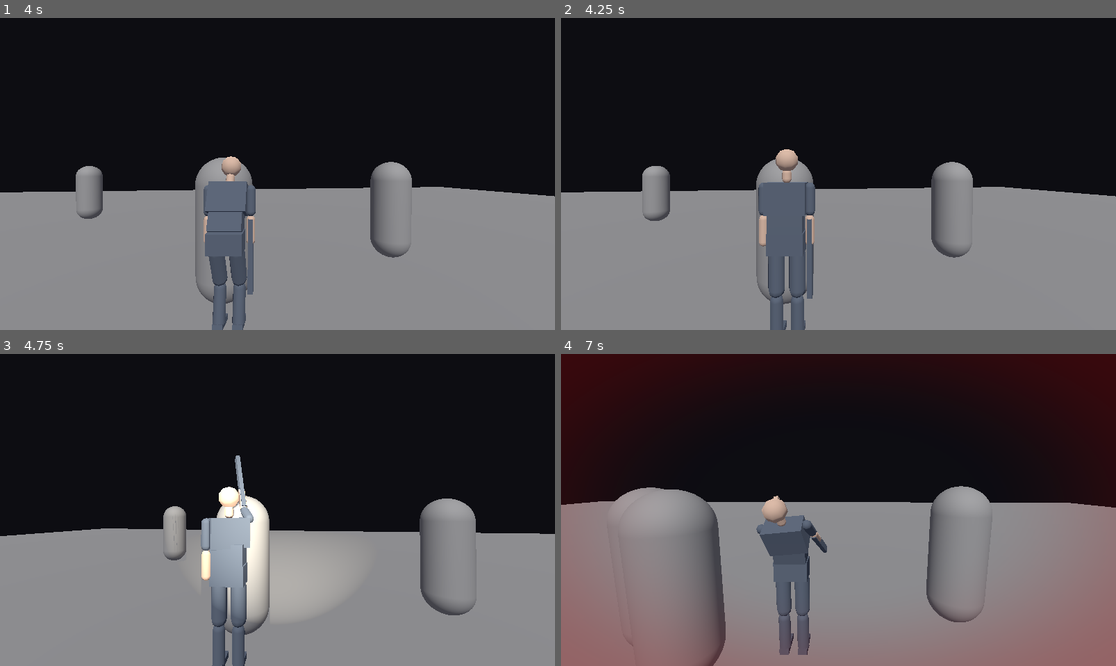
Above: before the commit, frames 1-4 (two rows, left to right).
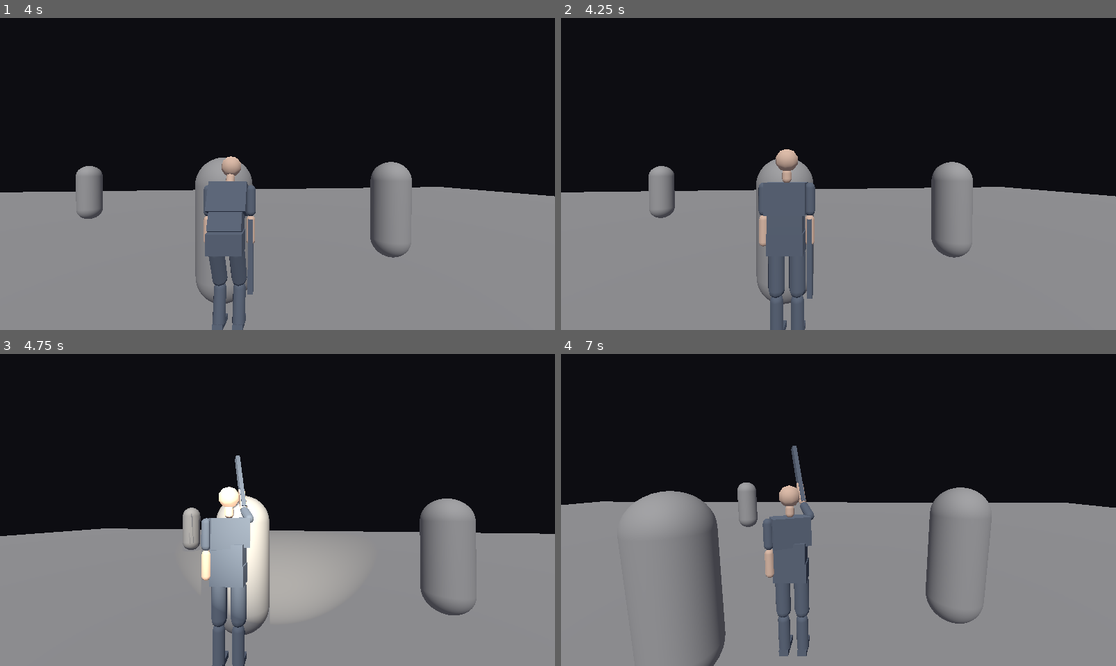
Above: after the commit, the same moments.

Repository: Tarekun/horrorgioco2
Game: Godot game, scene res://scenes/levels/combat_test_arena.tscn
Same seed, same stepped clock (60 frames per second), same inputs: the game is played once before the commit and once after it. This scene is started directly instead of the project's main scene. Sound files missing from this copy of the repository are replaced by a short silence.
Inputs (mouse positions are in pixels of both pictures, inside the frame that each line leads up to):
- Up to frame 1 (4 s): tap Enter at 0.5 s; move the mouse to (305, 174) at 0.52 s; hold F (flashlight) 0.53-1.28 s; hold W (move_forward) from 0.53 s (still down); click (305, 174) at 0.6 s; move the mouse to (249, 174) at 1.27 s; tap F (flashlight) at 1.35, 3.05 s; click (249, 174) at 1.42 s; tap Shift (sprint) at 1.55 s; move the mouse to (288, 167) at 2.02 s; hold Shift (sprint) 2.03-2.78 s; click (288, 167) at 2.3 s; move the mouse to (271, 180) at 2.77 s; click (271, 180) at 2.85 s; move the mouse to (316, 177) at 3.52 s; hold Shift (sprint) from 3.53 s (still down); tap Space (dodge) at 3.6 s; click (316, 177) at 3.67 s
- Up to frame 2 (4.25 s): keep holding W (move_forward); keep holding Shift (sprint)
- Up to frame 3 (4.75 s): keep holding W (move_forward); move the mouse to (233, 506) at 4.27 s; release Shift (sprint) at 4.28 s; tap F (flashlight) at 4.35 s; click (233, 506) at 4.55 s
- Up to frame 4 (7 s): move the mouse to (844, 510) at 5.02 s; hold F (flashlight) 5.03-5.78 s; tap E (interact) at 5.1 s; click (844, 510) at 5.17 s; move the mouse to (816, 503) at 5.77 s; release W (move_forward) at 5.78 s; hold D (move_right) 5.78-6.53 s; tap Down (look_down) at 5.85 s; click (816, 503) at 5.92 s; tap Shift (sprint) at 6.05 s; move the mouse to (866, 510) at 6.52 s; hold W (move_forward) from 6.53 s (still down); tap Left (look_left) at 6.6 s; click (866, 510) at 6.8 s

Frame 1 is identical in both runs. In frame 2, 0.4% of the frame differs, in the area x 14-21%, y 47-66%; in frame 3, 0.6%; in frame 4, 22%, in the area x 0-100%, y 0-100%.

Commit message:
Add enemy perception: sight, hearing and losing track (#27)
Co-Authored-By: Claude Sonnet 5.5 <noreply@anthropic.com>

Diff:
--- a/scenes/enemies/enemy.tscn
+++ b/scenes/enemies/enemy.tscn
@@ -1,9 +1,10 @@
-[gd_scene load_steps=8 format=3]
+[gd_scene load_steps=9 format=3]
 
 [ext_resource type="Script" path="res://scripts/enemies/enemy.gd" id="1"]
 [ext_resource type="Script" path="res://scripts/combat/health_component.gd" id="2"]
 [ext_resource type="Script" path="res://scripts/combat/hurtbox.gd" id="3"]
 [ext_resource type="Script" path="res://scripts/combat/hitbox.gd" id="4"]
+[ext_resource type="Script" path="res://scripts/enemies/enemy_perception.gd" id="5"]
 
 [sub_resource type="CapsuleShape3D" id="CapsuleShape3D_body"]
 radius = 0.35
@@ -16,7 +17,7 @@
 [sub_resource type="BoxShape3D" id="BoxShape3D_attack"]
 size = Vector3(0.9, 1.0, 1.2)
 
-[node name="Enemy" type="CharacterBody3D" node_paths=PackedStringArray("health_component", "hurtbox", "attack_hitbox", "navigation_agent")]
+[node name="Enemy" type="CharacterBody3D" node_paths=PackedStringArray("health_component", "hurtbox", "attack_hitbox", "navigation_agent", "perception")]
 collision_layer = 4
 collision_mask = 1
 script = ExtResource("1")
@@ -24,6 +25,7 @@
 hurtbox = NodePath("Hurtbox")
 attack_hitbox = NodePath("AttackHitbox")
 navigation_agent = NodePath("NavigationAgent3D")
+perception = NodePath("Perception")
 
 [node name="CollisionShape3D" type="CollisionShape3D" parent="."]
 transform = Transform3D(1, 0, 0, 0, 1, 0, 0, 0, 1, 0, 0.9, 0)
@@ -32,6 +34,11 @@
 [node name="Mesh" type="MeshInstance3D" parent="."]
 transform = Transform3D(1, 0, 0, 0, 1, 0, 0, 0, 1, 0, 0.9, 0)
 mesh = SubResource("CapsuleMesh_body")
+
+[node name="Perception" type="Node3D" parent="." node_paths=PackedStringArray("enemy")]
+transform = Transform3D(1, 0, 0, 0, 1, 0, 0, 0, 1, 0, 1.6, 0)
+script = ExtResource("5")
+enemy = NodePath("..")
 
 [node name="NavigationAgent3D" type="NavigationAgent3D" parent="."]
 path_desired_distance = 0.4
--- a/scenes/player/player.tscn
+++ b/scenes/player/player.tscn
@@ -16,6 +16,7 @@
 [ext_resource type="PackedScene" path="res://scenes/ui/game_over_screen.tscn" id="13"]
 [ext_resource type="Script" path="res://scripts/combat/player_hit_reaction.gd" id="14"]
 [ext_resource type="PackedScene" path="res://scenes/player/footsteps.tscn" id="15"]
+[ext_resource type="Script" path="res://scripts/combat/player_noise.gd" id="16"]
 
 [sub_resource type="CapsuleShape3D" id="CapsuleShape3D_1"]
 radius = 0.35
@@ -28,7 +29,7 @@
 [sub_resource type="SphereShape3D" id="SphereShape3D_1"]
 radius = 0.2
 
-[node name="Player" type="CharacterBody3D" groups=["player"] node_paths=PackedStringArray("camera_controller", "stamina_component", "model", "health_component", "hurtbox")]
+[node name="Player" type="CharacterBody3D" groups=["player"] node_paths=PackedStringArray("camera_controller", "stamina_component", "model", "health_component", "hurtbox", "flashlight")]
 collision_layer = 2
 collision_mask = 5
 script = ExtResource("1")
@@ -37,6 +38,7 @@
 model = NodePath("Model")
 health_component = NodePath("HealthComponent")
 hurtbox = NodePath("Hurtbox")
+flashlight = NodePath("CameraController/SpringArm3D/Camera3D/Flashlight")
 
 [node name="CollisionShape3D" type="CollisionShape3D" parent="."]
 transform = Transform3D(1, 0, 0, 0, 1, 0, 0, 0, 1, 0, 0.9, 0)
@@ -89,6 +91,12 @@
 model = NodePath("../Model")
 combat = NodePath("../PlayerCombat")
 
+[node name="PlayerNoise" type="Node" parent="." node_paths=PackedStringArray("player", "model", "combat")]
+script = ExtResource("16")
+player = NodePath("..")
+model = NodePath("../Model")
+combat = NodePath("../PlayerCombat")
+
 [node name="DamageOverlay" parent="." instance=ExtResource("12")]
 
 [node name="GameOverScreen" parent="." instance=ExtResource("13")]
--- /dev/null
+++ b/scripts/combat/player_noise.gd
@@ -0,0 +1,44 @@
+## The noise the player makes, for enemy hearing.
+##
+## Footsteps are loud when running and louder when sprinting, and silent when
+## walking. Every melee hit that lands is loud. Gunshots will use
+## NoiseEvent.emit_noise() with the weapon's radius.
+
+class_name PlayerNoise
+extends Node
+
+## Footstep speeds (m/s) from which a step is a run or a sprint.
+@export var run_speed: float = 2.5
+@export var sprint_speed: float = 4.5
+
+## Noise radii in metres.
+@export var run_radius: float = NoiseEvent.RUN_FOOTSTEP_RADIUS
+@export var sprint_radius: float = NoiseEvent.SPRINT_FOOTSTEP_RADIUS
+@export var melee_hit_radius: float = NoiseEvent.MELEE_HIT_RADIUS
+
+@export var player: Player
+@export var model: PlayerModel
+@export var combat: PlayerCombat
+
+
+func _ready() -> void:
+	model.footstep_taken.connect(_on_footstep_taken)
+	combat.hit_landed.connect(_on_hit_landed)
+
+
+## Radius of a footstep taken at `speed`: none when walking.
+func footstep_radius(speed: float) -> float:
+	if speed >= sprint_speed:
+		return sprint_radius
+	if speed >= run_speed:
+		return run_radius
+	return 0.0
+
+
+func _on_footstep_taken(speed: float) -> void:
+	NoiseEvent.emit_noise(get_tree(), player.global_position, footstep_radius(speed))
+
+
+func _on_hit_landed(_hurtbox: Hurtbox, damage_dealt: float) -> void:
+	if damage_dealt > 0.0:
+		NoiseEvent.emit_noise(get_tree(), player.global_position, melee_hit_radius)
--- a/scripts/enemies/enemy.gd
+++ b/scripts/enemies/enemy.gd
@@ -43,10 +43,6 @@
 ## Seconds after a swing ends before the next may begin.
 @export var attack_cooldown: float = 1.0
 
-@export_group("Awareness")
-## Without a perception node, the enemy notices a target this close (metres).
-@export var notice_radius: float = 8.0
-
 @export_group("Timing")
 @export var idle_duration: float = 3.0
 @export var stagger_duration: float = 0.5
@@ -56,6 +52,7 @@
 @export var hurtbox: Hurtbox
 @export var attack_hitbox: Hitbox
 @export var navigation_agent: NavigationAgent3D
+@export var perception: EnemyPerception
 
 ## The player being hunted. Found in the player group when not set.
 var target: Node3D
@@ -88,6 +85,7 @@
 	if _cooldown_left > 0.0:
 		_cooldown_left -= delta
 
+	perception.update(delta, _get_target())
 	var senses := _gather_senses()
 	brain.tick(delta, senses)
 	_run_state(delta)
@@ -117,9 +115,10 @@
 func _gather_senses() -> EnemySenses:
 	var senses := EnemySenses.new()
 	var player: Node3D = _get_target()
-	senses.has_target = player != null and _notices(player)
+	senses.has_target = perception.is_alert()
 	senses.can_attack = (
 		senses.has_target
+		and perception.is_target_visible
 		and not is_attacking
 		and _cooldown_left <= 0.0
 		and _distance_to(player) <= attack_range
@@ -137,11 +136,6 @@
 	return target
 
 
-## Whether the enemy is aware of `player`.
-func _notices(player: Node3D) -> bool:
-	return _distance_to(player) <= notice_radius
-
-
 func _distance_to(node: Node3D) -> float:
 	var offset: Vector3 = node.global_position - global_position
 	offset.y = 0.0
@@ -155,9 +149,7 @@
 		EnemyBrain.State.WANDER:
 			_move_along_path(wander_speed, delta)
 		EnemyBrain.State.CHASE:
-			var player: Node3D = _get_target()
-			if player:
-				navigation_agent.target_position = player.global_position
+			navigation_agent.target_position = perception.last_known_position
 			_move_along_path(chase_speed, delta)
 		EnemyBrain.State.ATTACK:
 			_stop()
@@ -243,11 +235,14 @@
 func _on_hit_received(hit: HitData, damage_dealt: float) -> void:
 	if damage_dealt <= 0.0 or not hit.causes_stagger or health_component.is_dead:
 		return
+	if hit.attacker:
+		perception.alert_to(hit.attacker.global_position)
 	brain.stagger()
 
 
 func _on_died() -> void:
 	brain.kill()
+	perception.lose_track()
 	remove_from_group(ENEMY_GROUP)
 	hurtbox.set_deferred(&"monitorable", false)
 	rotation_degrees.x = -90.0
--- /dev/null
+++ b/scripts/enemies/enemy_perception.gd
@@ -0,0 +1,145 @@
+## How an enemy notices the player: by sight and by sound.
+##
+## Sight needs the target inside a view cone and range, and an unobstructed
+## line from the eye to the target. A lit flashlight makes the player visible
+## from much further away. Very close targets are noticed all round. Noises
+## from NoiseEvent that reach the enemy alert it to where they came from.
+##
+## Being alert is what the enemy's state machine reads as having a target. The
+## alert lasts `lose_track_time` seconds from the last sighting or noise, then
+## the enemy loses track. Place this node at the enemy's eyes; it looks along
+## -Z.
+
+class_name EnemyPerception
+extends Node3D
+
+## Emitted when the enemy becomes alert.
+signal alerted
+## Emitted when the enemy loses track of the target.
+signal track_lost
+
+## Metres the player can be seen from in the dark.
+@export var sight_range: float = 10.0
+
+## Multiplier of the sight range while the player's flashlight is on.
+@export var lit_range_multiplier: float = 1.8
+
+## Half angle of the view cone in degrees.
+@export_range(0.0, 180.0) var sight_half_angle: float = 55.0
+
+## Targets this close (metres) are noticed from any direction.
+@export var awareness_radius: float = 1.5
+
+## Seconds the alert lasts after the last sighting or noise.
+@export var lose_track_time: float = 6.0
+
+## Height above the target's feet that the line of sight aims for.
+@export var target_height: float = 1.0
+
+## Physics layers that block sight.
+@export_flags_3d_physics var obstruction_mask: int = CombatLayers.WORLD
+
+## The enemy this node belongs to; it hears nothing once dead.
+@export var enemy: Enemy
+
+## Whether the target was in sight at the last update.
+var is_target_visible: bool = false
+
+## Where the enemy last saw or heard the target.
+var last_known_position: Vector3 = Vector3.ZERO
+
+var _alert_left: float = 0.0
+
+
+func _ready() -> void:
+	add_to_group(NoiseEvent.HEARING_GROUP)
+
+
+## Advances the alert timer and looks for `target`.
+func update(delta: float, target: Node3D) -> void:
+	is_target_visible = target != null and can_see(target)
+	if is_target_visible:
+		alert_to(target.global_position)
+	elif _alert_left > 0.0:
+		_alert_left -= delta
+		if _alert_left <= 0.0:
+			_alert_left = 0.0
+			track_lost.emit()
+
+
+## Whether the enemy is aware of the target.
+func is_alert() -> bool:
+	return _alert_left > 0.0
+
+
+## Becomes alert (or stays so, renewing the timer) about `position`.
+func alert_to(position: Vector3) -> void:
+	var was_alert: bool = is_alert()
+	last_known_position = position
+	_alert_left = lose_track_time
+	if not was_alert:
+		alerted.emit()
+
+
+## Hears a noise: alerts the enemy to `position` if it carries this far.
+func hear_noise(position: Vector3, radius: float) -> void:
+	if enemy and enemy.health_component.is_dead:
+		return
+	if NoiseEvent.is_audible(global_position, position, radius):
+		alert_to(position)
+
+
+## Forgets the target at once.
+func lose_track() -> void:
+	if is_alert():
+		_alert_left = 0.0
+		track_lost.emit()
+
+
+## Whether `target` is in sight right now: in range, in the cone (or very
+## close) and not behind a wall.
+func can_see(target: Node3D) -> bool:
+	var range_now: float = effective_range(
+		sight_range, lit_range_multiplier, _is_target_lit(target)
+	)
+	var point: Vector3 = target.global_position + Vector3.UP * target_height
+	var forward: Vector3 = -global_basis.z
+	if not is_in_view(
+		global_position, forward, point, range_now, sight_half_angle, awareness_radius
+	):
+		return false
+	return _has_line_of_sight(point)
+
+
+## Sight range given the flashlight state.
+static func effective_range(base: float, lit_multiplier: float, is_lit: bool) -> float:
+	return base * lit_multiplier if is_lit else base
+
+
+## Whether `point` is within `max_range` of `origin` and inside the view cone
+## around `forward` (half angle in degrees), or within `close_radius`.
+static func is_in_view(
+	origin: Vector3,
+	forward: Vector3,
+	point: Vector3,
+	max_range: float,
+	half_angle: float,
+	close_radius: float
+) -> bool:
+	var offset: Vector3 = point - origin
+	var distance: float = offset.length()
+	if distance > max_range:
+		return false
+	if distance <= close_radius:
+		return true
+	return rad_to_deg(forward.angle_to(offset)) <= half_angle
+
+
+func _is_target_lit(target: Node3D) -> bool:
+	var player := target as Player
+	return player != null and player.is_lit()
+
+
+func _has_line_of_sight(point: Vector3) -> bool:
+	var query := PhysicsRayQueryParameters3D.create(global_position, point, obstruction_mask)
+	return get_world_3d().direct_space_state.intersect_ray(query).is_empty()
--- /dev/null
+++ b/scripts/enemies/noise_event.gd
@@ -0,0 +1,30 @@
+## Noise the player makes, which enemies may hear.
+##
+## A noise is a position and a radius. Emitters call emit_noise(); every
+## EnemyPerception in the `hearing` group within the radius reacts. There is no
+## global state to reset: it is a call to the group.
+
+class_name NoiseEvent
+extends RefCounted
+
+## Group of the nodes that hear noises. They implement `hear_noise(position, radius)`.
+const HEARING_GROUP: StringName = &"hearing"
+
+## Noise radii (metres) of the gameplay spec.
+const MELEE_HIT_RADIUS: float = 8.0
+const SPRINT_FOOTSTEP_RADIUS: float = 6.0
+const RUN_FOOTSTEP_RADIUS: float = 3.0
+const PISTOL_SHOT_RADIUS: float = 25.0
+const SHOTGUN_SHOT_RADIUS: float = 30.0
+
+
+## Makes a noise at `position` that carries `radius` metres.
+static func emit_noise(tree: SceneTree, position: Vector3, radius: float) -> void:
+	if radius <= 0.0:
+		return
+	tree.call_group(HEARING_GROUP, &"hear_noise", position, radius)
+
+
+## Whether a noise of `radius` at `source` reaches a listener at `listener`.
+static func is_audible(listener: Vector3, source: Vector3, radius: float) -> bool:
+	return radius > 0.0 and listener.distance_to(source) <= radius
--- a/scripts/player/player.gd
+++ b/scripts/player/player.gd
@@ -44,6 +44,9 @@
 ## Where enemy hitboxes hit the player (child node).
 @export var hurtbox: Hurtbox
 
+## The flashlight, which makes the player easier for enemies to see.
+@export var flashlight: Flashlight
+
 ## The visible character, animated from the player's ground speed.
 @export var model: PlayerModel
 
@@ -110,6 +113,11 @@
 	return (forward * -input.y + right * input.x).normalized()
 
 
+## Whether the player's flashlight is on.
+func is_lit() -> bool:
+	return flashlight != null and flashlight.is_on()
+
+
 ## Returns the current movement speed.
 func get_current_speed() -> float:
 	return _current_speed
--- /dev/null
+++ b/tests/combat/noise_listener.gd
@@ -0,0 +1,9 @@
+## Records the radius of every noise it hears. Helper for the noise tests.
+
+extends Node
+
+var sink: Array[float] = []
+
+
+func hear_noise(_position: Vector3, radius: float) -> void:
+	sink.append(radius)
--- /dev/null
+++ b/tests/combat/test_player_noise.gd
@@ -0,0 +1,46 @@
+## The noise the player makes: footsteps by speed and melee hits.
+
+extends CombatSceneTest
+
+var _noise: PlayerNoise
+var _heard: Array[float] = []
+
+
+func before_each() -> void:
+	await super.before_each()
+	_noise = _player.get_node("PlayerNoise") as PlayerNoise
+	_heard.clear()
+	var listener := Node.new()
+	listener.set_script(preload("res://tests/combat/noise_listener.gd"))
+	listener.set(&"sink", _heard)
+	listener.add_to_group(NoiseEvent.HEARING_GROUP)
+	add_child_autofree(listener)
+
+
+func test_walking_is_silent() -> void:
+	assert_eq(_noise.footstep_radius(1.5), 0.0)
+
+
+func test_running_makes_a_small_noise() -> void:
+	assert_eq(_noise.footstep_radius(3.5), 3.0)
+
+
+func test_sprinting_makes_a_bigger_noise() -> void:
+	assert_eq(_noise.footstep_radius(5.5), 6.0)
+
+
+func test_footsteps_emit_noise_at_the_player() -> void:
+	_player.model.footstep_taken.emit(5.5)
+	assert_eq(_heard, [6.0] as Array[float])
+	_player.model.footstep_taken.emit(1.5)
+	assert_eq(_heard.size(), 1)
+
+
+func test_a_melee_hit_is_loud() -> void:
+	_combat.hit_landed.emit(_dummy.hurtbox, 8.0)
+	assert_eq(_heard, [8.0] as Array[float])
+
+
+func test_a_swing_that_dealt_nothing_is_quiet() -> void:
+	_combat.hit_landed.emit(_dummy.hurtbox, 0.0)
+	assert_eq(_heard.size(), 0)
--- a/tests/enemies/test_enemy.gd
+++ b/tests/enemies/test_enemy.gd
@@ -43,6 +43,8 @@
 func _spawn_enemy(position: Vector3) -> Enemy:
 	var enemy := ENEMY_SCENE.instantiate() as Enemy
 	enemy.position = position
+	# Face the origin, where the player stands.
+	enemy.rotation.y = atan2(position.x, position.z)
 	add_child_autofree(enemy)
 	return enemy
 
--- /dev/null
+++ b/tests/enemies/test_enemy_perception.gd
@@ -0,0 +1,183 @@
+## Tests of enemy sight and hearing, with the real player and enemy scenes.
+
+extends GutTest
+
+const ENEMY_SCENE: PackedScene = preload("res://scenes/enemies/enemy.tscn")
+const PLAYER_SCENE: PackedScene = preload("res://scenes/player/player.tscn")
+const DT: float = 1.0 / 60.0
+
+var _enemy: Enemy
+var _player: Player
+var _perception: EnemyPerception
+
+
+func before_each() -> void:
+	var floor_body := StaticBody3D.new()
+	var shape := CollisionShape3D.new()
+	var box := BoxShape3D.new()
+	box.size = Vector3(100.0, 1.0, 100.0)
+	shape.shape = box
+	floor_body.add_child(shape)
+	floor_body.position = Vector3(0.0, -0.5, 0.0)
+	add_child_autofree(floor_body)
+
+	_player = PLAYER_SCENE.instantiate() as Player
+	add_child_autofree(_player)
+	_player.flashlight.set_on(false)
+	_enemy = _spawn_enemy(Vector3(0.0, 0.0, -6.0), PI)
+	_perception = _enemy.perception
+	await _frames(2)
+
+
+func after_each() -> void:
+	Input.set_mouse_mode(Input.MOUSE_MODE_VISIBLE)
+
+
+## An enemy at `position` looking along `yaw` (radians; 0 is towards -Z, PI towards +Z).
+func _spawn_enemy(position: Vector3, yaw: float) -> Enemy:
+	var enemy := ENEMY_SCENE.instantiate() as Enemy
+	enemy.position = position
+	enemy.rotation.y = yaw
+	add_child_autofree(enemy)
+	return enemy
+
+
+func _frames(count: int) -> void:
+	for i: int in count:
+		await get_tree().physics_frame
+
+
+func _seconds(seconds: float) -> void:
+	await _frames(int(ceil(seconds / DT)))
+
+
+func _place_enemy(position: Vector3, yaw: float) -> void:
+	_perception.lose_track()
+	_enemy.global_position = position
+	_enemy.rotation.y = yaw
+	await _frames(2)
+
+
+func test_is_in_view_checks_range_and_cone() -> void:
+	var forward := Vector3.FORWARD
+	assert_true(
+		EnemyPerception.is_in_view(Vector3.ZERO, forward, Vector3(0, 0, -5), 10.0, 55.0, 1.5)
+	)
+	assert_false(
+		EnemyPerception.is_in_view(Vector3.ZERO, forward, Vector3(0, 0, -11), 10.0, 55.0, 1.5)
+	)
+	assert_false(
+		EnemyPerception.is_in_view(Vector3.ZERO, forward, Vector3(0, 0, 5), 10.0, 55.0, 1.5)
+	)
+	assert_true(
+		EnemyPerception.is_in_view(Vector3.ZERO, forward, Vector3(4, 0, -4), 10.0, 55.0, 1.5)
+	)
+	assert_false(
+		EnemyPerception.is_in_view(Vector3.ZERO, forward, Vector3(5, 0, -1), 10.0, 55.0, 1.5)
+	)
+
+
+func test_close_targets_are_noticed_all_round() -> void:
+	assert_true(
+		EnemyPerception.is_in_view(Vector3.ZERO, Vector3.FORWARD, Vector3(0, 0, 1), 10.0, 55.0, 1.5)
+	)
+
+
+func test_flashlight_extends_the_sight_range() -> void:
+	assert_eq(EnemyPerception.effective_range(10.0, 1.8, false), 10.0)
+	assert_eq(EnemyPerception.effective_range(10.0, 1.8, true), 18.0)
+
+
+func test_sees_a_player_in_front() -> void:
+	assert_true(_perception.can_see(_player))
+	await _frames(2)
+	assert_true(_perception.is_target_visible)
+	assert_true(_perception.is_alert())
+
+
+func test_does_not_see_a_player_behind() -> void:
+	await _place_enemy(Vector3(0, 0, -6), 0.0)
+	assert_false(_perception.can_see(_player))
+	assert_false(_perception.is_alert())
+
+
+func test_a_wall_blocks_sight() -> void:
+	var wall := StaticBody3D.new()
+	var shape := CollisionShape3D.new()
+	var box := BoxShape3D.new()
+	box.size = Vector3(6.0, 3.0, 0.3)
+	shape.shape = box
+	wall.add_child(shape)
+	wall.position = Vector3(0.0, 1.5, -3.0)
+	add_child_autofree(wall)
+	await _frames(2)
+	assert_false(_perception.can_see(_player))
+
+
+func test_the_flashlight_makes_the_player_visible_from_further() -> void:
+	await _place_enemy(Vector3(0, 0, -15), PI)
+	assert_false(_perception.can_see(_player))
+	_player.flashlight.set_on(true)
+	assert_true(_perception.can_see(_player))
+
+
+func test_hearing_a_noise_alerts_the_enemy_to_its_position() -> void:
+	await _place_enemy(Vector3(0, 0, -20), PI)
+	watch_signals(_perception)
+	NoiseEvent.emit_noise(get_tree(), Vector3(0, 0, -17), 5.0)
+	assert_true(_perception.is_alert())
+	assert_eq(_perception.last_known_position, Vector3(0, 0, -17))
+	assert_signal_emitted(_perception, "alerted")
+
+
+func test_a_noise_that_falls_short_is_not_heard() -> void:
+	await _place_enemy(Vector3(0, 0, -20), PI)
+	NoiseEvent.emit_noise(get_tree(), Vector3(0, 0, -10), 5.0)
+	assert_false(_perception.is_alert())
+
+
+func test_the_enemy_loses_track_after_its_timeout() -> void:
+	await _place_enemy(Vector3(0, 0, -20), PI)
+	_perception.lose_track_time = 1.0
+	watch_signals(_perception)
+	NoiseEvent.emit_noise(get_tree(), Vector3(0, 0, -19), 3.0)
+	await _seconds(0.6)
+	assert_true(_perception.is_alert())
+	await _seconds(0.6)
+	assert_false(_perception.is_alert())
+	assert_signal_emitted(_perception, "track_lost")
+
+
+func test_a_noise_renews_the_alert() -> void:
+	await _place_enemy(Vector3(0, 0, -20), PI)
+	_perception.lose_track_time = 1.0
+	NoiseEvent.emit_noise(get_tree(), Vector3(0, 0, -19), 3.0)
+	await _seconds(0.7)
+	NoiseEvent.emit_noise(get_tree(), Vector3(0, 0, -19), 3.0)
+	await _seconds(0.7)
+	assert_true(_perception.is_alert())
+
+
+func test_an_enemy_that_lost_track_goes_back_to_wandering() -> void:
+	await _place_enemy(Vector3(0, 0, -20), PI)
+	_perception.lose_track_time = 0.5
+	NoiseEvent.emit_noise(get_tree(), Vector3(0, 0, -19), 3.0)
+	await _seconds(0.2)
+	assert_eq(_enemy.get_state(), EnemyBrain.State.CHASE)
+	await _seconds(0.6)
+	assert_eq(_enemy.get_state(), EnemyBrain.State.WANDER)
+
+
+func test_a_dead_enemy_hears_nothing() -> void:
+	await _place_enemy(Vector3(0, 0, -20), PI)
+	_enemy.hurtbox.receive_hit(HitData.create(500.0, _player))
+	await _frames(2)
+	NoiseEvent.emit_noise(get_tree(), Vector3(0, 0, -19), 3.0)
+	assert_false(_perception.is_alert())
+
+
+func test_being_hit_alerts_the_enemy_to_the_attacker() -> void:
+	await _place_enemy(Vector3(0, 0, -20), PI)
+	_enemy.hurtbox.receive_hit(HitData.create(5.0, _player))
+	assert_true(_perception.is_alert())
+	assert_eq(_perception.last_known_position, _player.global_position)
--- /dev/null
+++ b/tests/enemies/test_noise_event.gd
@@ -0,0 +1,44 @@
+extends GutTest
+
+
+class Listener:
+	extends Node
+	var heard: Array[Vector4] = []
+
+	func hear_noise(position: Vector3, radius: float) -> void:
+		heard.append(Vector4(position.x, position.y, position.z, radius))
+
+
+func test_is_audible_within_the_radius() -> void:
+	assert_true(NoiseEvent.is_audible(Vector3.ZERO, Vector3(0, 0, 5), 6.0))
+	assert_true(NoiseEvent.is_audible(Vector3.ZERO, Vector3(0, 0, 6), 6.0))
+	assert_false(NoiseEvent.is_audible(Vector3.ZERO, Vector3(0, 0, 6.5), 6.0))
+
+
+func test_zero_radius_is_never_audible() -> void:
+	assert_false(NoiseEvent.is_audible(Vector3.ZERO, Vector3.ZERO, 0.0))
+
+
+func test_emit_reaches_the_hearing_group() -> void:
+	var listener := Listener.new()
+	listener.add_to_group(NoiseEvent.HEARING_GROUP)
+	add_child_autofree(listener)
+	NoiseEvent.emit_noise(get_tree(), Vector3(1, 0, 2), 8.0)
+	assert_eq(listener.heard.size(), 1)
+	assert_eq(listener.heard[0], Vector4(1, 0, 2, 8))
+
+
+func test_a_silent_noise_is_not_emitted() -> void:
+	var listener := Listener.new()
+	listener.add_to_group(NoiseEvent.HEARING_GROUP)
+	add_child_autofree(listener)
+	NoiseEvent.emit_noise(get_tree(), Vector3.ZERO, 0.0)
+	assert_eq(listener.heard.size(), 0)
+
+
+func test_spec_radii() -> void:
+	assert_eq(NoiseEvent.MELEE_HIT_RADIUS, 8.0)
+	assert_eq(NoiseEvent.SPRINT_FOOTSTEP_RADIUS, 6.0)
+	assert_eq(NoiseEvent.RUN_FOOTSTEP_RADIUS, 3.0)
+	assert_eq(NoiseEvent.PISTOL_SHOT_RADIUS, 25.0)
+	assert_eq(NoiseEvent.SHOTGUN_SHOT_RADIUS, 30.0)
Not shown: 1 places in scenes/player/player.tscn that only renumber resources
Not shown, added: scripts/combat/player_noise.gd.uid
Not shown, added: scripts/enemies/enemy_perception.gd.uid
Not shown, added: scripts/enemies/noise_event.gd.uid
Not shown, added: tests/combat/noise_listener.gd.uid
Not shown, added: tests/combat/test_player_noise.gd.uid
Not shown, added: tests/enemies/test_enemy_perception.gd.uid
Not shown, added: tests/enemies/test_noise_event.gd.uid
Not shown, changed: docs/design/gameplay.md
